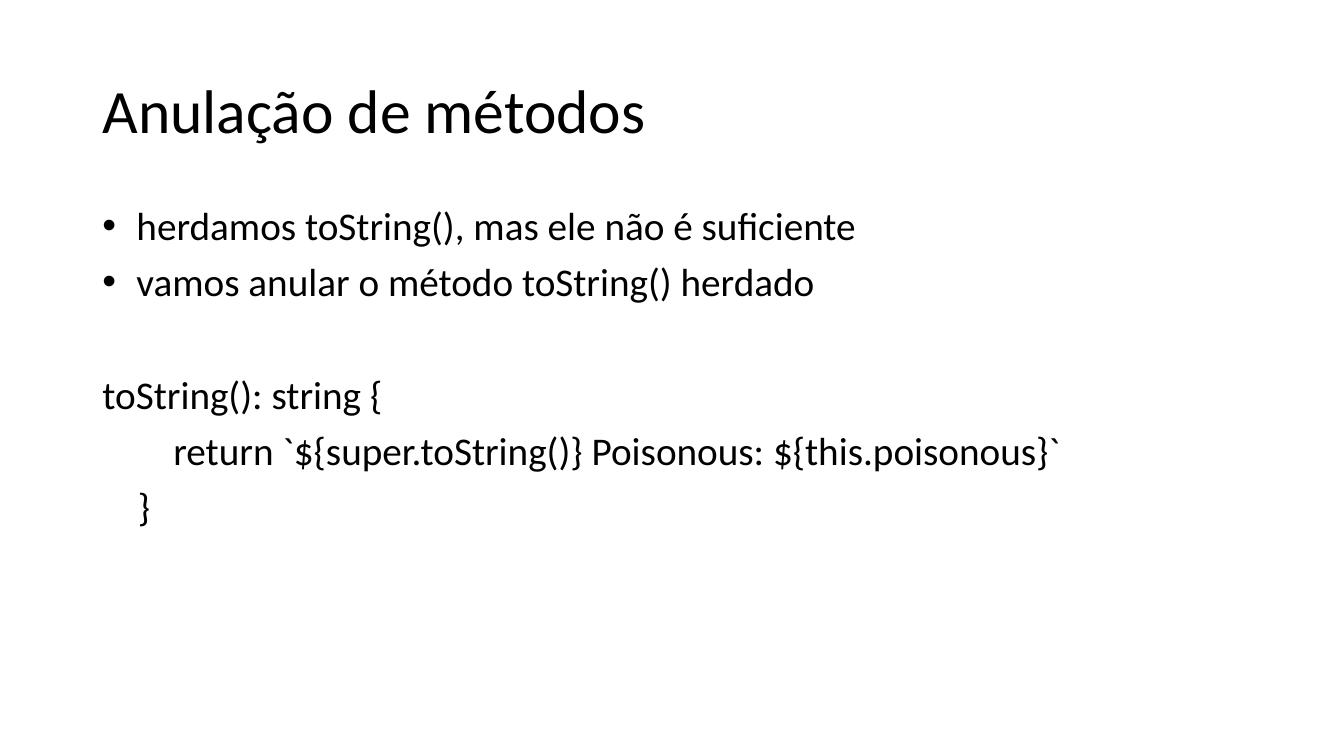
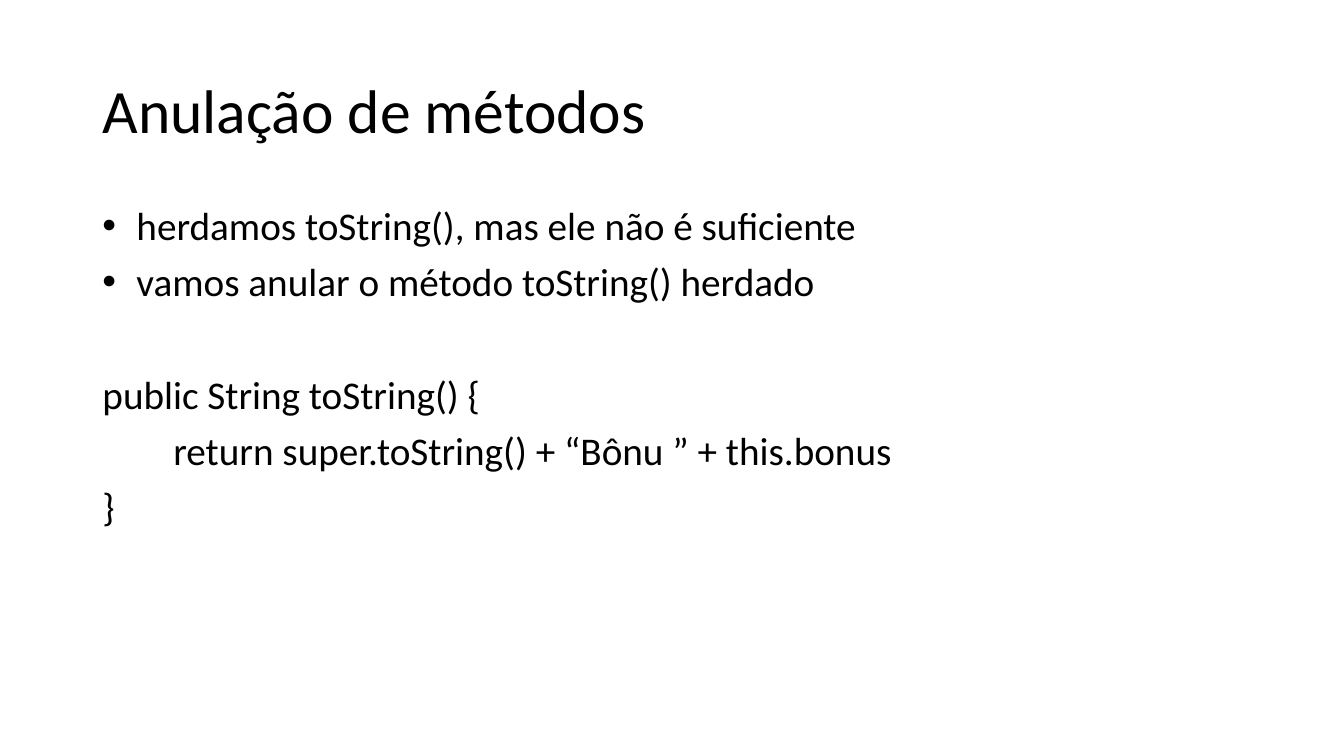
Before and after one commit to dfpires/poo-20251d, a slide deck: slide 15 of material de estudo/Herança.pptx. Drawn at 1344x756 pixels with LibreOffice and Linux fonts; fonts in the diff are those of the drawing. Boxes give left, top, right and bottom in pixels: in the first picture for what was removed or moved away, otherwise in the second. Text is boxed around its words. In the diff, an @@ line names an element or a change of style, - is before the commit and + after.

```diff
--- a/material de estudo/Herança.pptx
+++ b/material de estudo/Herança.pptx
@@ text at (x1=102, y1=380, x2=891, y2=472): text changed @@
-toString(): string {
-return `${super.toString()} Poisonous: ${this.poisonous}`
+public String toString() {
+return super.toString() + “Bônu ” + this.bonus
```
Also in this commit, not shown: 2 other slides changed, 2 slides added, 3 other files.
